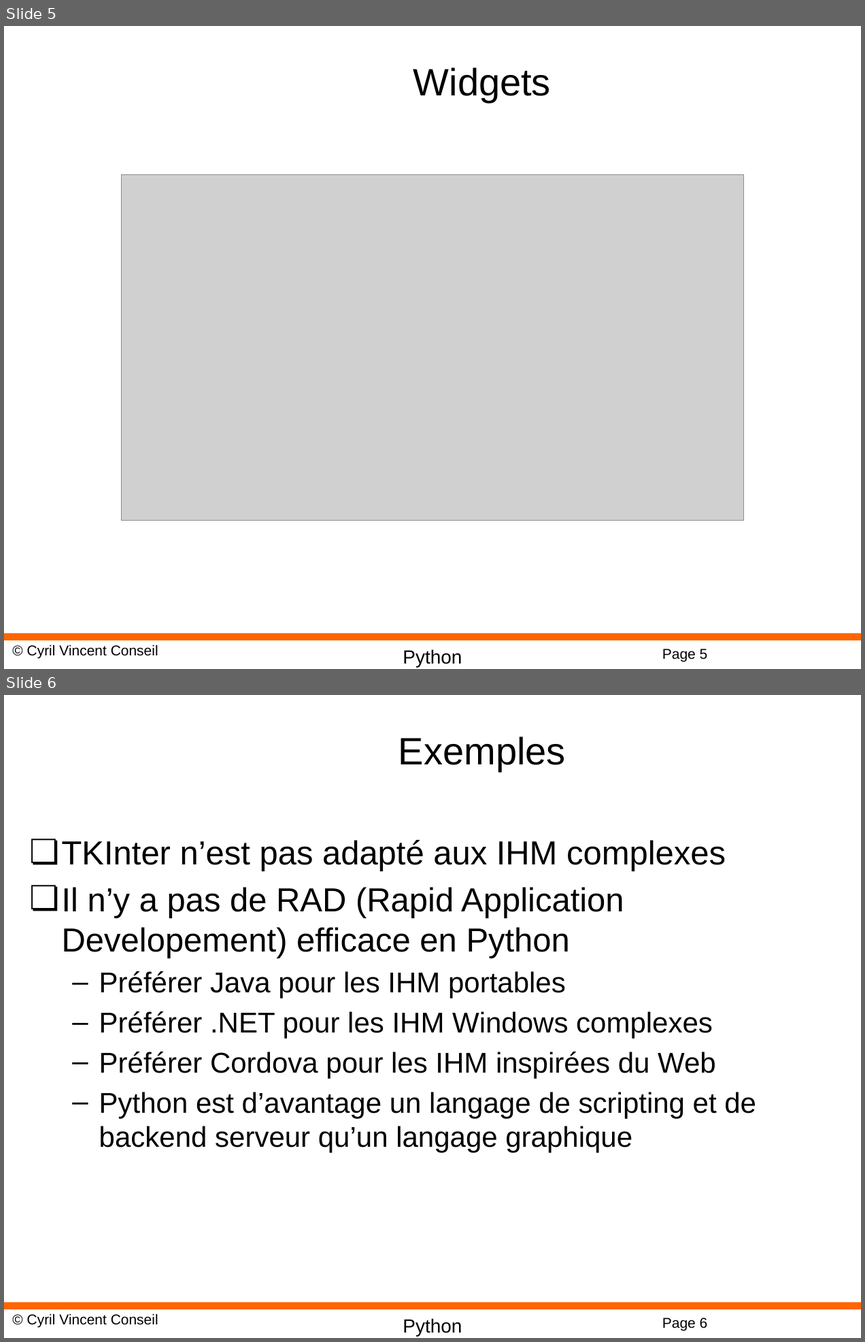
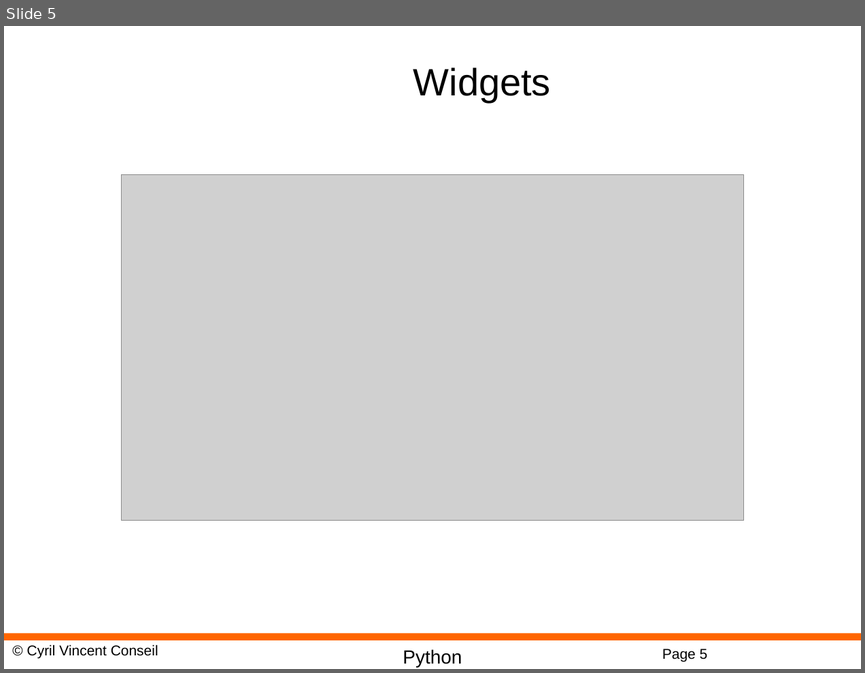
Before and after one commit to cyrilvincent/python, a slide deck: ppt/Python19-IHM.pptx. Shown one above the other, each under a label of ours: slides 5 and 6 before the commit, slide 5 after it. The pictures are 865x1342 and 865x673 pixels, drawn with LibreOffice and Linux fonts; fonts in the diff are those of the drawing; grey boxes stand for pictures; background and template pictures are left out. Boxes give left, top, right and bottom in pixels: in the first picture for what was removed or moved away, otherwise in the second. Text is boxed around its words. In the diff, an @@ line names an element or a change of style, - is before the commit and + after.

```diff
--- a/ppt/Python19-IHM.pptx
+++ b/ppt/Python19-IHM.pptx
@@ slide 6 removed at (4,695,861,1338), background #FFFFFF; not listed: 4 template elements that a slide beside it also shows @@
@@ title removed at (398,736,566,772) @@
-Exemples
@@ text removed at (62,840,756,1152) @@
-❏ TKInter n’est pas adapté aux IHM complexes
-❏ Il n’y a pas de RAD (Rapid Application Developement) efficace en Python
-  – Préférer Java pour les IHM portables
-  – Préférer .NET pour les IHM Windows complexes
-  – Préférer Cordova pour les IHM inspirées du Web
-  – Python est d’avantage un langage de scripting et de backend serveur qu’un langage graphique
```
Also in this commit, not shown: 1 slide added, 1 other file.
